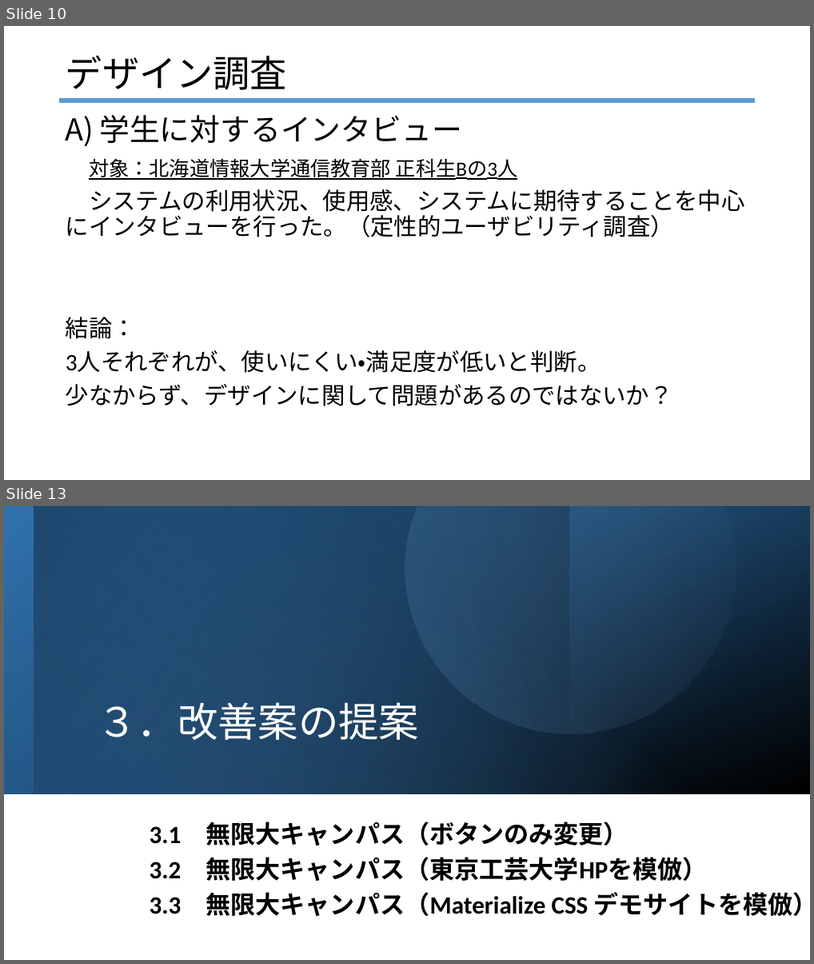
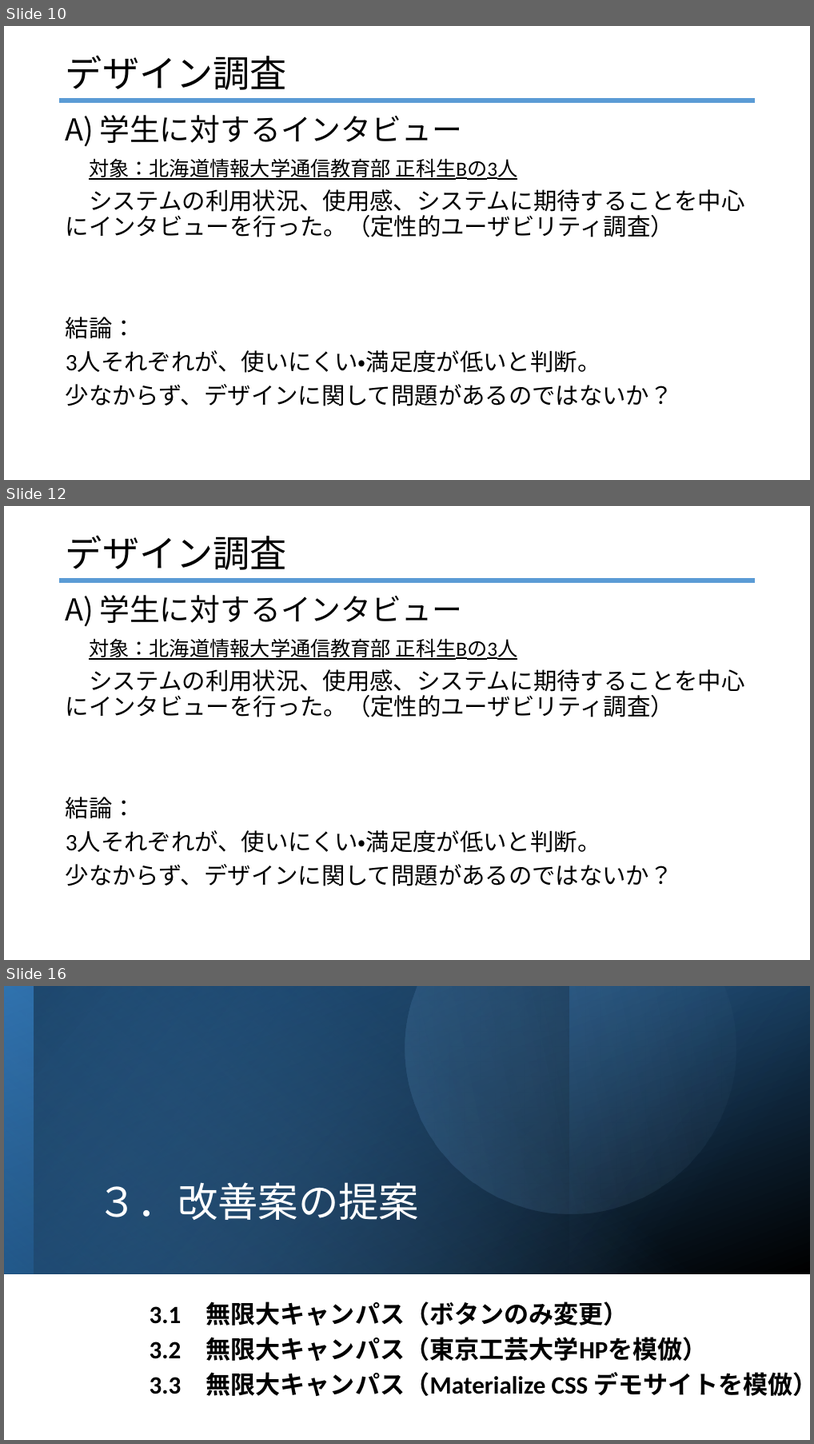
Before and after one commit to R4HB02-teamR/-R, a slide deck: progress/樫本/卒研発表リハ.pptx. Shown one above the other, each under a label of ours: slides 10 and 13 before the commit, slides 10, 12 and 16 after it; the slides between them are not shown. The pictures are 814x964 and 814x1444 pixels, drawn with LibreOffice and Linux fonts; fonts in the diff are those of the drawing. Boxes give left, top, right and bottom in pixels: in the first picture for what was removed or moved away, otherwise in the second. Text is boxed around its words. In the diff, an @@ line names an element or a change of style, - is before the commit and + after.

```diff
--- a/progress/樫本/卒研発表リハ.pptx
+++ b/progress/樫本/卒研発表リハ.pptx
@@ slide 12 added at (4,506,810,960), background #FFFFFF @@
@@ text added at (66,536,287,570), 44 pt, text #000000 @@
+デザイン調査
@@ line added from (60, 580) to (755, 580), #5B9BD5 6 pt @@
@@ text added at (66,595,745,886), 28 pt, text #000000 @@
+A) 学生に対するインタビュー
+対象：北海道情報大学通信教育部 正科生Bの3人
+システムの利用状況、使用感、システムに期待することを中心にインタビューを行った。（定性的ユーザビリティ調査）
+結論：
+3人それぞれが、使いにくい・満足度が低いと判断。
+少なからず、デザインに関して問題があるのではないか？
@@ what was slide 13 is now slide 16 @@
```
Also in this commit, not shown: 12 slides changed, 4 other slides added.
